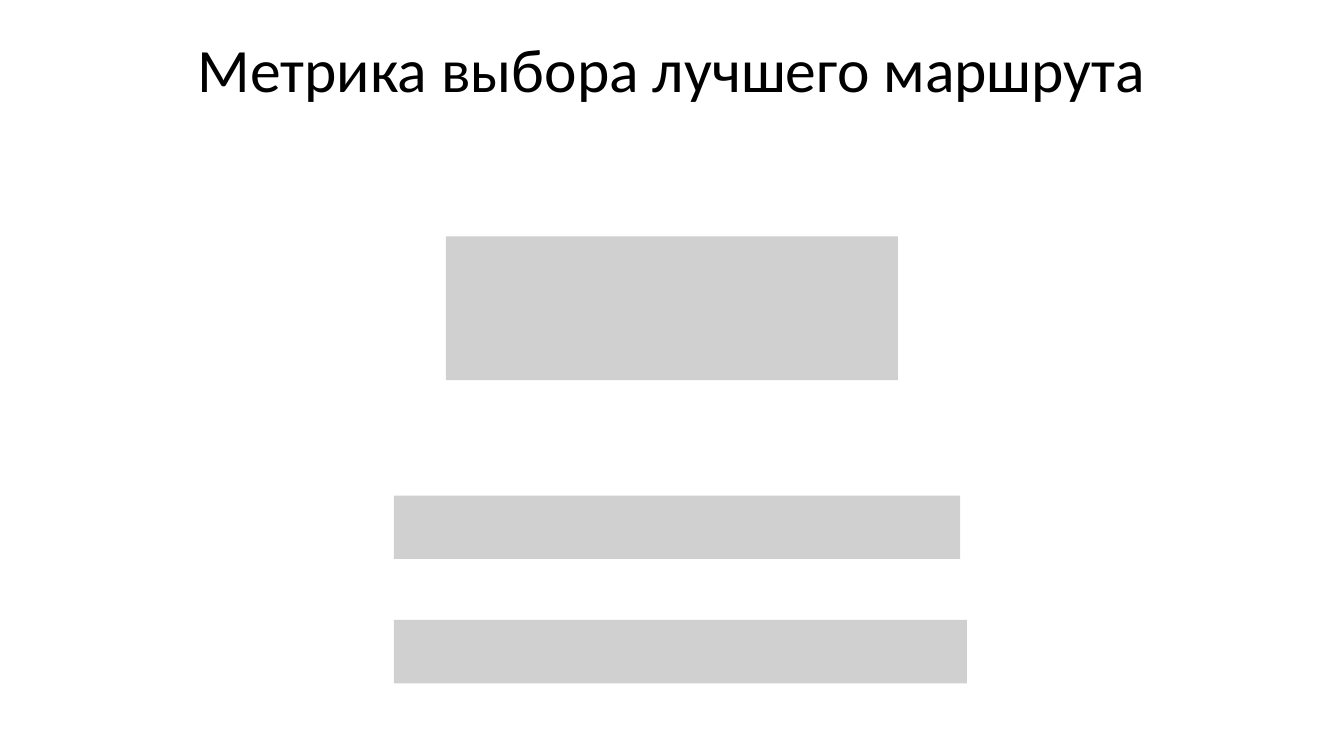
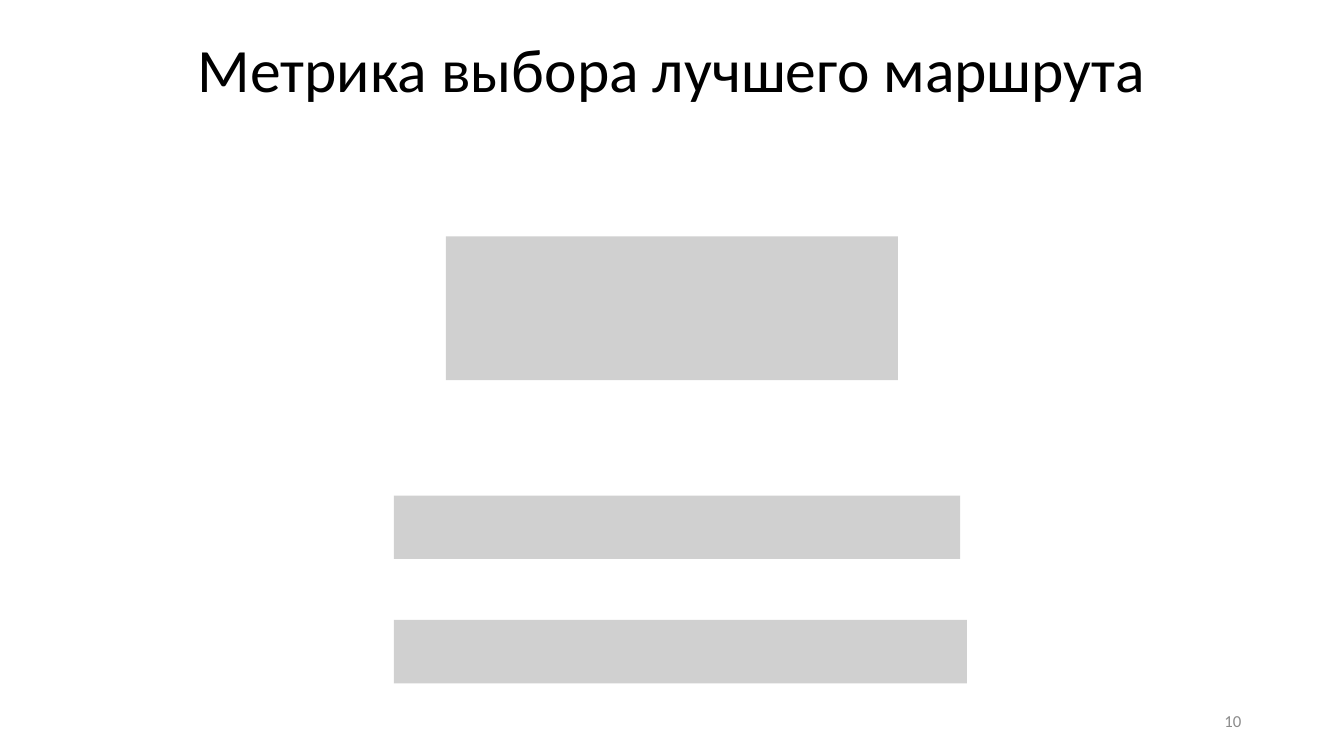
Before and after one commit to GorshkovNikita/Diploma, a slide deck: slide 10 of Documentation/Метод построения велосипедных маршрутов.pptx. Drawn at 1344x756 pixels with LibreOffice and Linux fonts; fonts in the diff are those of the drawing; grey boxes stand for pictures. Boxes give left, top, right and bottom in pixels: in the first picture for what was removed or moved away, otherwise in the second. Text is boxed around its words. In the diff, an @@ line names an element or a change of style, - is before the commit and + after.

Commit message:
Little fix

```diff
--- a/Documentation/Метод построения велосипедных маршрутов.pptx
+++ b/Documentation/Метод построения велосипедных маршрутов.pptx
@@ page number added at (1224, 716, 1241, 727), 12 pt, text #8C8C8C @@
+10
```
Also in this commit, not shown: 9 other slides changed.
